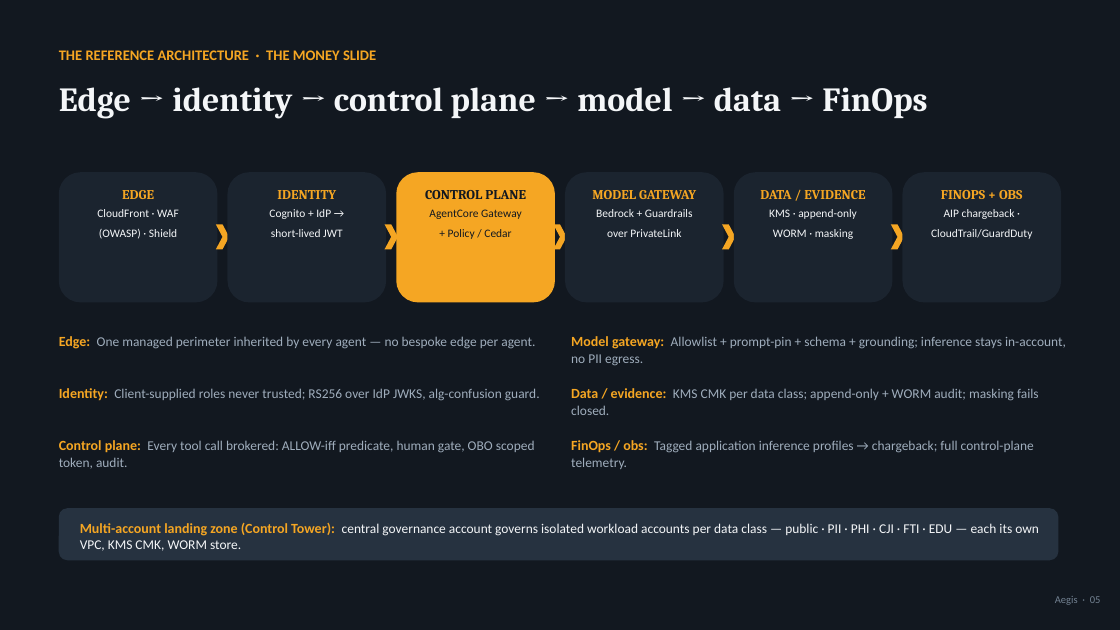
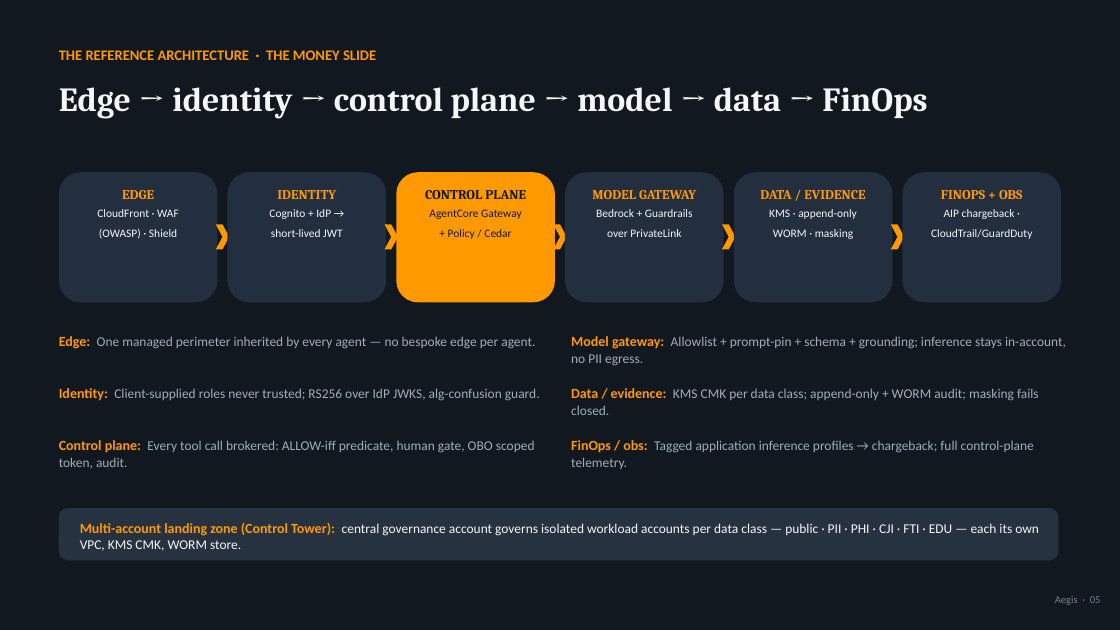
Before and after one commit to virtualryder/aegis-ai-governance-platform-aws, a slide deck: slide 5 of Aegis-Master-Deck.pptx. Drawn at 1120x630 pixels with LibreOffice and Linux fonts; fonts in the diff are those of the drawing. Boxes give left, top, right and bottom in pixels: in the first picture for what was removed or moved away, otherwise in the second. Text is boxed around its words. In the diff, an @@ line names an element or a change of style, - is before the commit and + after.

```diff
--- a/Aegis-Master-Deck.pptx
+++ b/Aegis-Master-Deck.pptx
@@ text "THE REFERENCE ARCHITECTURE · THE ..." at (59,50,376,60): text colour #F5A623 to #FF9900 @@
@@ fill #1B242F to #232F3E in 5 elements at (59,172,218,302), (228,172,386,302), (565,172,724,302), (734,172,893,302), (902,172,1061,302) @@
@@ text at (122,190,154,199): text colour #F5A623 to #FF9900 in "EDGE" @@
@@ text at (277,190,336,199): text colour #F5A623 to #FF9900 in "IDENTITY" @@
@@ text at (592,190,696,199): text colour #F5A623 to #FF9900 in "MODEL GATEWAY" @@
@@ text at (760,190,865,199): text colour #F5A623 to #FF9900 in "DATA / EVIDENCE" @@
@@ text at (941,190,1023,199): text colour #F5A623 to #FF9900 in "FINOPS + OBS" @@
@@ fill #F5A623 to #FF9900 in 6 elements at (216,224,229,250), (385,224,398,250), (397,172,555,302), (554,224,567,250), (723,224,736,250), (891,224,904,250) @@
@@ text "Edge: One managed perimeter inherited ..." at (59,336,535,349): text colour #F5A623 to #FF9900 in "Edge:" @@
@@ text "Model gateway: Allowlist + prompt-pin ..." at (571,336,1066,366): text colour #F5A623 to #FF9900 in "Model gateway:" @@
@@ text "Identity: Client-supplied roles never trusted; ..." at (59,388,540,401): text colour #F5A623 to #FF9900 in "Identity:" @@
@@ text "Data / evidence: KMS CMK ..." at (571,388,1039,415): text colour #F5A623 to #FF9900 in "Data / evidence:" @@
@@ text "Control plane: Every tool call ..." at (59,440,535,468): text colour #F5A623 to #FF9900 in "Control plane:" @@
@@ text "FinOps / obs: Tagged application ..." at (571,440,1034,469): text colour #F5A623 to #FF9900 in "FinOps / obs:" @@
@@ text "Multi-account landing zone (Control Tower): ..." at (80,523,1039,551): text colour #F5A623 to #FF9900 in "Multi-account landing zone (Control Tower):" @@
```
Also in this commit, not shown: 23 other slides changed, 33 other files.
